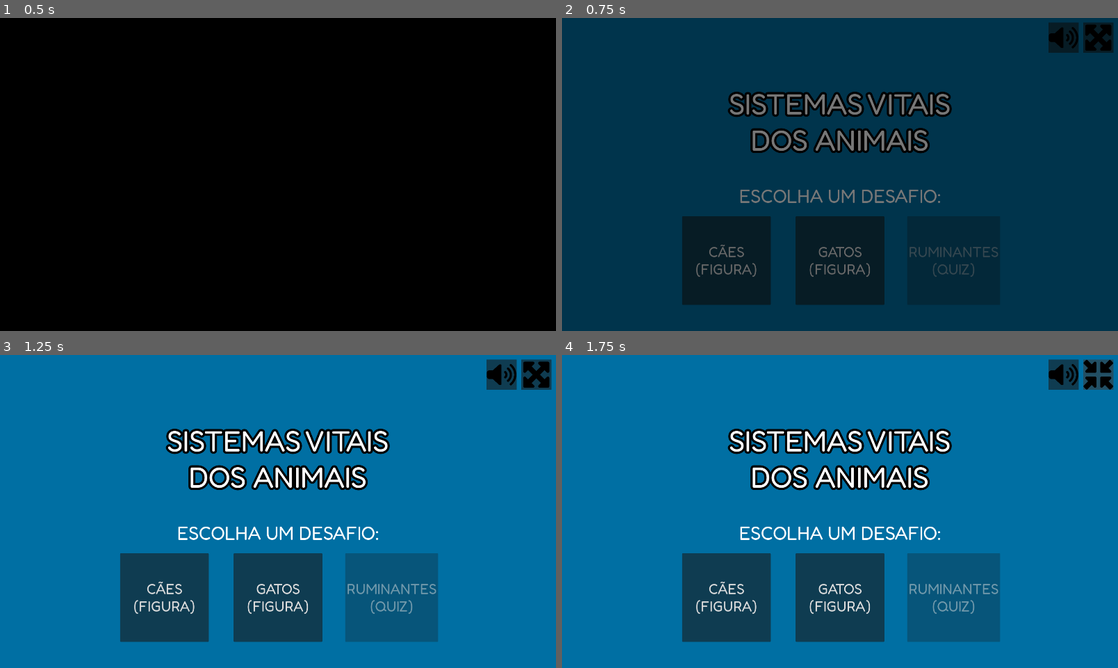
Above: before the commit, frames 1-4 (two rows, left to right).
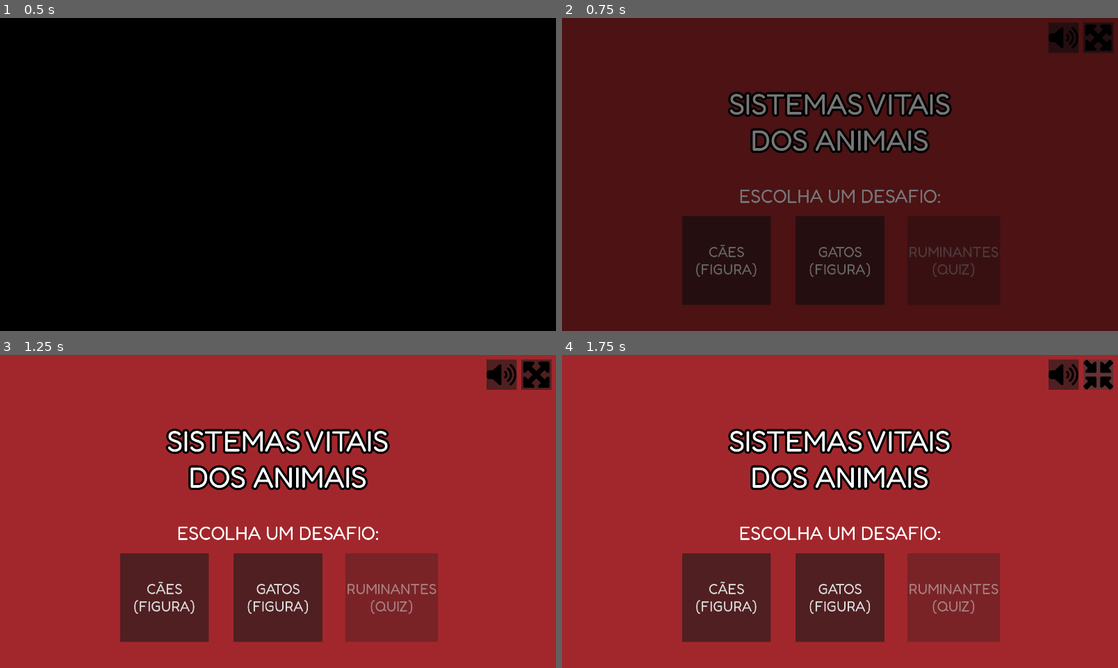
Above: after the commit, the same moments.

Repository: telmotrooper/vet-game
Game: Godot game, scene res://main.tscn
The game is run twice, just before and just after one commit, with the same random seed, the same clock (stepped at 60 frames per second) and the same inputs.
Inputs (mouse positions are in pixels of both pictures, inside the frame that each line leads up to):
- Up to frame 1 (0.5 s): no input
- Up to frame 2 (0.75 s): tap Enter at 0.5 s
- Up to frame 3 (1.25 s): no input
- Up to frame 4 (1.75 s): click (1095, 373) at 1.25 s

Frame 1 is identical in both runs. In frame 2, 95% of the frame differs, in the area x 0-100%, y 0-100%; in frame 3, 95%; in frame 4, 95%.

Commit message:
changed background color

Diff:
--- a/title_screen.tscn
+++ b/title_screen.tscn
@@ -25,7 +25,7 @@
 anchor_bottom = 1.0
 grow_horizontal = 2
 grow_vertical = 2
-color = Color(0, 0.435294, 0.639216, 1)
+color = Color(0.635294, 0.152941, 0.172549, 1)
 
 [node name="Logo" type="Label" parent="."]
 layout_mode = 1
